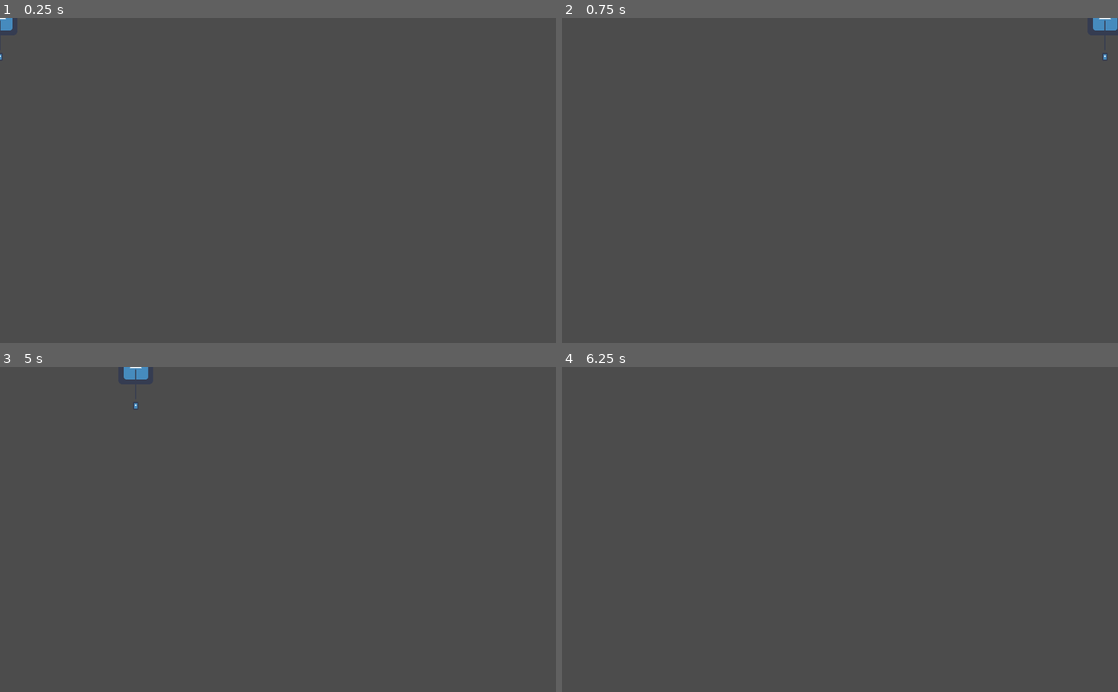
Above: before the commit, frames 1-4 (two rows, left to right).
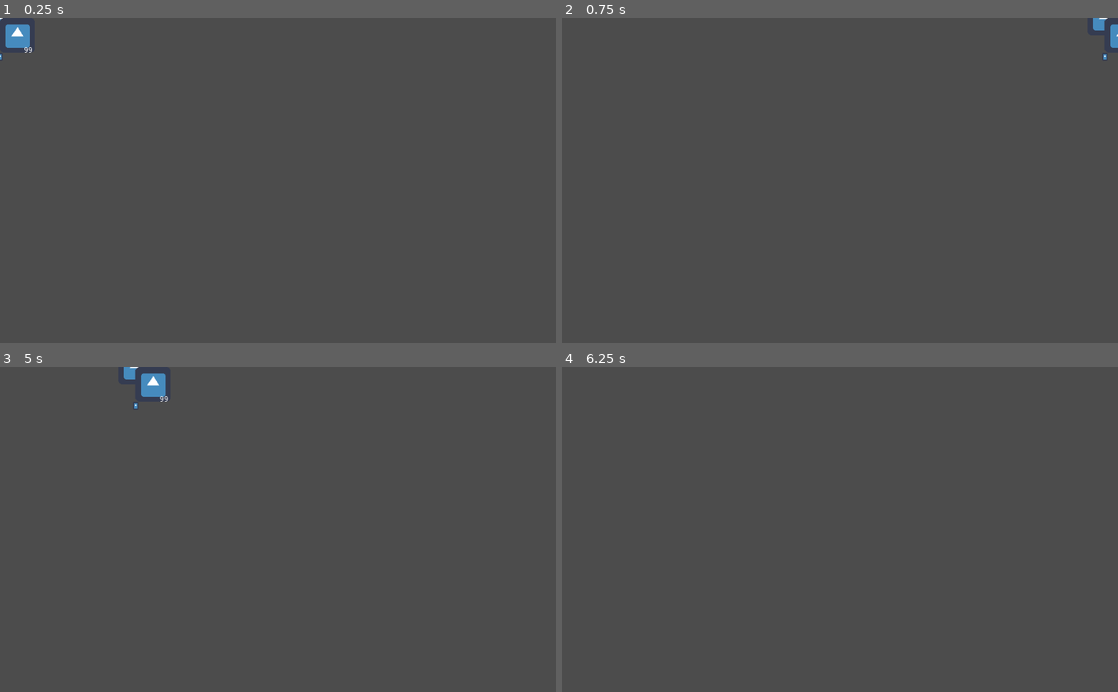
Above: after the commit, the same moments.

Repository: Jimmy-s-Test-Site/20210122_feel_good_jam
Game: Godot game, scene res://Abdullah Folder/Player Things/Player.tscn
Two runs of this game, one before a commit and one after it. Both use one fixed random seed, a clock stepped at 60 frames per second and the inputs below. The project has no main scene, so this scene is started directly. The engine's default icon, where the game draws it, is replaced by a stand-in: a white triangle on a blue panel in a dark square.
Inputs:
- Up to frame 1 (0.25 s): no input
- Up to frame 2 (0.75 s): tap Enter at 0.5 s; hold D (right) from 0.53 s (still down); tap Space (cast_hook) at 0.6 s
- Up to frame 3 (5 s): tap Space (cast_hook) at 1.25, 2.1, 2.75, 3.6, 4.25 s; release D (right) at 1.28 s; hold S (hook_down) 1.28-2.03 s; tap F (sit_toggle) at 1.35, 2.85, 4.35 s; tap Enter at 2, 3.5 s; hold D (right) 2.03-2.78 s; hold W (hook_up) 2.78-3.53 s; hold A (left) from 3.53 s (still down); tap I (inventory_toggle) at 4.15 s
- Up to frame 4 (6.25 s): release A (left) at 5.03 s; hold S (hook_down) 5.03-5.78 s; tap Space (cast_hook) at 5.1 s; hold D (right) from 5.78 s (still down); tap F (sit_toggle) at 5.85 s

The runs differ from the first frame. In frame 1, 0.4% of the frame differs, in the area x 0-6%, y 0-11%; in frame 2, 0.1%; in frame 3, 0.4%, in the area x 24-31%, y 0-11%; in frame 4, nothing differs.

Commit message:
Too much stuff to summarize
Inventory work, rod work, items work, prompts work

Diff:
--- /dev/null
+++ b/Feel Good Jam/Abdullah Folder/Inventory Things/Bait Prompt.gd
@@ -0,0 +1,11 @@
+extends ColorRect
+
+signal bait_used
+
+func _on_No_pressed():
+	self.visible = false
+
+
+func _on_Yes_pressed():
+	emit_signal("bait_used")
+	self.visible = false
--- /dev/null
+++ b/Feel Good Jam/Abdullah Folder/Inventory Things/Bait Prompt.tscn
@@ -0,0 +1,49 @@
+[gd_scene load_steps=2 format=2]
+
+[ext_resource path="res://Abdullah Folder/Inventory Things/Bait Prompt.gd" type="Script" id=1]
+
+[node name="BaitPrompt" type="ColorRect"]
+anchor_left = 0.5
+anchor_top = 0.5
+anchor_right = 0.5
+anchor_bottom = 0.5
+margin_left = -80.5
+margin_top = -29.5
+margin_right = 69.5
+margin_bottom = 15.5
+color = Color( 0.694118, 0.584314, 0.458824, 1 )
+script = ExtResource( 1 )
+__meta__ = {
+"_edit_use_anchors_": false
+}
+
+[node name="Text" type="Label" parent="."]
+margin_left = 35.9594
+margin_right = 112.959
+text = "Use as bait?"
+align = 1
+__meta__ = {
+"_edit_use_anchors_": false
+}
+
+[node name="Yes" type="Button" parent="."]
+margin_left = 29.5911
+margin_top = 24.1237
+margin_right = 63.5911
+margin_bottom = 44.1237
+text = "Yes"
+__meta__ = {
+"_edit_use_anchors_": false
+}
+
+[node name="No" type="Button" parent="."]
+margin_left = 80.9286
+margin_top = 23.7194
+margin_right = 113.929
+margin_bottom = 43.7194
+text = "No"
+__meta__ = {
+"_edit_use_anchors_": false
+}
+[connection signal="pressed" from="Yes" to="." method="_on_Yes_pressed"]
+[connection signal="pressed" from="No" to="." method="_on_No_pressed"]
--- /dev/null
+++ b/Feel Good Jam/Abdullah Folder/Inventory Things/Inventory.gd
@@ -0,0 +1,129 @@
+extends Resource
+class_name Inventory
+
+signal items_changed (indexes)
+
+
+
+
+
+
+
+
+
+
+
+enum FISH_TYPES {
+	Worm,
+	FlyingFish,
+	ArrowFish,
+	TornadoShark,
+	JellyFishXP,
+	Nyan_CatFish,
+	PufferCloud,
+	Balloondapus,
+	Kite_A_Pus,
+	Birdapus,
+	Dronedapus,
+	UnidentifiedFlyingOctopus,
+}
+
+enum RARITY {
+	Worm,
+	Common,
+	Rare,
+	Legend
+}
+
+var item_resources = {
+	FISH_TYPES.Worm : "res://Abdullah Folder/Items/Worms.tres"
+}
+
+
+
+
+
+
+
+
+
+
+
+
+
+
+
+
+
+#var items_list = preload("res://Abdullah Folder/Items/Items.gd")
+
+export (Array, Resource) var items = [
+	null,
+	null, null, null, null, null,
+	null, null, null, null, null,
+	null, null, null, null, null,
+	null, null, null, null, null,
+	null, null, null, null, null
+]
+
+func set_item(item_index, item):
+	var previousItem = items[item_index]
+	items[item_index] = item
+	emit_signal("items_changed", [item_index])
+	return previousItem
+
+func swap_items(item_index, target_item_index):
+	var targetItem = items[target_item_index]
+	var item = items[item_index]
+	items[target_item_index] = item
+	items[item_index] = targetItem
+	emit_signal("items_changed", [item_index, target_item_index])
+
+func remove_item(item_index):
+	var previousItem = items[item_index]
+	items[item_index] = null
+	emit_signal("items_changed", [item_index])
+	return previousItem
+
+func make_items_unique():
+	var unique_items = []
+	for item in items:
+		if item is Item:
+			unique_items.append(item.duplicate())
+		else:
+			unique_items.append(null)
+	items = unique_items
+
+func find_type(fish_type): #finds if right name is in the array
+	for inventory_index in range(self.items.size()):
+		if self.items[inventory_index] != null:
+			if self.items[inventory_index].type == fish_type:
+				return inventory_index
+	return -1
+
+func find_first_open(): #finds first open index
+	for inventory_index in range(self.items.size()):
+		if self.items[inventory_index] == null:
+			return inventory_index
+		else:
+			return -1
+
+func push_item(fish_type):
+	var found = find_type(fish_type)
+	if found >= 0 :
+		stack_item(found,1)
+	else:
+		var free_space = find_first_open()
+		if free_space >= 0:
+			#var new_item = Items.items[fish_type]
+			var new_item = load(item_resources[fish_type])
+			set_item(free_space, new_item)
+		else:
+			print("bruuuuuuuh, not enough space")
+
+func stack_item(index, num):
+	if items[index].amount + num > 99:
+		items[index].amount = 99
+	else:
+		items[index].amount += num
+	emit_signal("items_changed", [index])
--- /dev/null
+++ b/Feel Good Jam/Abdullah Folder/Inventory Things/Inventory.tres
@@ -0,0 +1,7 @@
+[gd_resource type="Resource" load_steps=2 format=2]
+
+[ext_resource path="res://Abdullah Folder/Inventory Things/Inventory.gd" type="Script" id=1]
+
+[resource]
+script = ExtResource( 1 )
+items = [ null, null, null, null, null, null, null, null, null, null, null, null, null, null, null, null, null, null, null, null, null, null, null, null, null, null ]
--- /dev/null
+++ b/Feel Good Jam/Abdullah Folder/Inventory Things/InventoryContainer.gd
@@ -0,0 +1,11 @@
+extends ColorRect
+
+#var inventory = preload("res://Abdullah Folder/Inventory Things/Inventory.tres")
+
+export (Resource) var inventory
+
+func can_drop_data(_position, data):
+	return data is Dictionary and data.has("item")
+
+func drop_data(_position, data):
+	inventory.set_item(data.item_index, data.item)
--- /dev/null
+++ b/Feel Good Jam/Abdullah Folder/Inventory Things/InventoryContainer.tscn
@@ -0,0 +1,31 @@
+[gd_scene load_steps=4 format=2]
+
+[ext_resource path="res://Abdullah Folder/Inventory Things/InventoryDisplay.tscn" type="PackedScene" id=1]
+[ext_resource path="res://Abdullah Folder/Inventory Things/InventoryContainer.gd" type="Script" id=2]
+[ext_resource path="res://Abdullah Folder/Inventory Things/Inventory.tres" type="Resource" id=3]
+
+[node name="InventoryContainer" type="ColorRect"]
+anchor_right = 1.0
+anchor_bottom = 1.0
+color = Color( 0.717647, 0.423529, 0.00784314, 1 )
+script = ExtResource( 2 )
+__meta__ = {
+"_edit_use_anchors_": false
+}
+inventory = ExtResource( 3 )
+
+[node name="CenterContainer" type="CenterContainer" parent="."]
+anchor_right = 1.0
+anchor_bottom = 1.0
+mouse_filter = 2
+__meta__ = {
+"_edit_use_anchors_": false
+}
+
+[node name="InventoryDisplay" parent="CenterContainer" instance=ExtResource( 1 )]
+anchor_right = 0.0
+anchor_bottom = 0.0
+margin_left = 288.0
+margin_top = 172.0
+margin_right = 736.0
+margin_bottom = 428.0
--- /dev/null
+++ b/Feel Good Jam/Abdullah Folder/Inventory Things/InventoryDisplay.gd
@@ -0,0 +1,24 @@
+extends GridContainer
+
+#var inventory = preload("res://Abdullah Folder/Inventory Things/Inventory.tres")
+export (Resource) var inventory
+
+func _ready():
+	inventory.connect("items_changed", self, "_on_items_changed")
+	inventory.make_items_unique()
+	update_inventory_display()
+
+
+func update_inventory_display():
+	for item_index in inventory.items.size():
+		update_inventory_slot_display(item_index)
+
+func update_inventory_slot_display(item_index):
+	var inventorySlotDisplay = get_child(item_index)
+	var item = inventory.items[item_index]
+	inventorySlotDisplay.display_item(item)
+
+
+func _on_items_changed(indexes):
+	for item_index in indexes:
+		update_inventory_slot_display(item_index)
--- /dev/null
+++ b/Feel Good Jam/Abdullah Folder/Inventory Things/InventoryDisplay.tscn
@@ -0,0 +1,214 @@
+[gd_scene load_steps=4 format=2]
+
+[ext_resource path="res://Abdullah Folder/Inventory Things/InventorySlotDisplay.tscn" type="PackedScene" id=1]
+[ext_resource path="res://Abdullah Folder/Inventory Things/InventoryDisplay.gd" type="Script" id=2]
+[ext_resource path="res://Abdullah Folder/Inventory Things/Inventory.tres" type="Resource" id=3]
+
+[node name="InventoryDisplay" type="GridContainer"]
+anchor_right = 1.0
+anchor_bottom = 1.0
+custom_constants/vseparation = 0
+custom_constants/hseparation = 0
+columns = 7
+script = ExtResource( 2 )
+__meta__ = {
+"_edit_use_anchors_": false
+}
+inventory = ExtResource( 3 )
+
+[node name="InventorySlotDisplay" parent="." instance=ExtResource( 1 )]
+anchor_right = 0.0
+anchor_bottom = 0.0
+margin_right = 146.0
+margin_bottom = 150.0
+
+[node name="InventorySlotDisplay2" parent="." instance=ExtResource( 1 )]
+anchor_right = 0.0
+anchor_bottom = 0.0
+margin_left = 146.0
+margin_right = 292.0
+margin_bottom = 150.0
+
+[node name="InventorySlotDisplay3" parent="." instance=ExtResource( 1 )]
+anchor_right = 0.0
+anchor_bottom = 0.0
+margin_left = 292.0
+margin_right = 438.0
+margin_bottom = 150.0
+
+[node name="InventorySlotDisplay4" parent="." instance=ExtResource( 1 )]
+anchor_right = 0.0
+anchor_bottom = 0.0
+margin_left = 438.0
+margin_right = 584.0
+margin_bottom = 150.0
+
+[node name="InventorySlotDisplay5" parent="." instance=ExtResource( 1 )]
+anchor_right = 0.0
+anchor_bottom = 0.0
+margin_left = 584.0
+margin_right = 730.0
+margin_bottom = 150.0
+
+[node name="InventorySlotDisplay6" parent="." instance=ExtResource( 1 )]
+anchor_right = 0.0
+anchor_bottom = 0.0
+margin_left = 730.0
+margin_right = 876.0
+margin_bottom = 150.0
+
+[node name="InventorySlotDisplay7" parent="." instance=ExtResource( 1 )]
+anchor_right = 0.0
+anchor_bottom = 0.0
+margin_left = 876.0
+margin_right = 1022.0
+margin_bottom = 150.0
+
+[node name="InventorySlotDisplay8" parent="." instance=ExtResource( 1 )]
+anchor_right = 0.0
+anchor_bottom = 0.0
+margin_top = 150.0
+margin_right = 146.0
+margin_bottom = 300.0
+
+[node name="InventorySlotDisplay9" parent="." instance=ExtResource( 1 )]
+anchor_right = 0.0
+anchor_bottom = 0.0
+margin_left = 146.0
+margin_top = 150.0
+margin_right = 292.0
+margin_bottom = 300.0
+
+[node name="InventorySlotDisplay10" parent="." instance=ExtResource( 1 )]
+anchor_right = 0.0
+anchor_bottom = 0.0
+margin_left = 292.0
+margin_top = 150.0
+margin_right = 438.0
+margin_bottom = 300.0
+
+[node name="InventorySlotDisplay11" parent="." instance=ExtResource( 1 )]
+anchor_right = 0.0
+anchor_bottom = 0.0
+margin_left = 438.0
+margin_top = 150.0
+margin_right = 584.0
+margin_bottom = 300.0
+
+[node name="InventorySlotDisplay12" parent="." instance=ExtResource( 1 )]
+anchor_right = 0.0
+anchor_bottom = 0.0
+margin_left = 584.0
+margin_top = 150.0
+margin_right = 730.0
+margin_bottom = 300.0
+
+[node name="InventorySlotDisplay13" parent="." instance=ExtResource( 1 )]
+anchor_right = 0.0
+anchor_bottom = 0.0
+margin_left = 730.0
+margin_top = 150.0
+margin_right = 876.0
+margin_bottom = 300.0
+
+[node name="InventorySlotDisplay14" parent="." instance=ExtResource( 1 )]
+anchor_right = 0.0
+anchor_bottom = 0.0
+margin_left = 876.0
+margin_top = 150.0
+margin_right = 1022.0
+margin_bottom = 300.0
+
+[node name="InventorySlotDisplay15" parent="." instance=ExtResource( 1 )]
+anchor_right = 0.0
+anchor_bottom = 0.0
+margin_top = 300.0
+margin_right = 146.0
+margin_bottom = 450.0
+
+[node name="InventorySlotDisplay16" parent="." instance=ExtResource( 1 )]
+anchor_right = 0.0
+anchor_bottom = 0.0
+margin_left = 146.0
+margin_top = 300.0
+margin_right = 292.0
+margin_bottom = 450.0
+
+[node name="InventorySlotDisplay17" parent="." instance=ExtResource( 1 )]
+anchor_right = 0.0
+anchor_bottom = 0.0
+margin_left = 292.0
+margin_top = 300.0
+margin_right = 438.0
+margin_bottom = 450.0
+
+[node name="InventorySlotDisplay18" parent="." instance=ExtResource( 1 )]
+anchor_right = 0.0
+anchor_bottom = 0.0
+margin_left = 438.0
+margin_top = 300.0
+margin_right = 584.0
+margin_bottom = 450.0
+
+[node name="InventorySlotDisplay19" parent="." instance=ExtResource( 1 )]
+anchor_right = 0.0
+anchor_bottom = 0.0
+margin_left = 584.0
+margin_top = 300.0
+margin_right = 730.0
+margin_bottom = 450.0
+
+[node name="InventorySlotDisplay20" parent="." instance=ExtResource( 1 )]
+anchor_right = 0.0
+anchor_bottom = 0.0
+margin_left = 730.0
+margin_top = 300.0
+margin_right = 876.0
+margin_bottom = 450.0
+
+[node name="InventorySlotDisplay21" parent="." instance=ExtResource( 1 )]
+anchor_right = 0.0
+anchor_bottom = 0.0
+margin_left = 876.0
+margin_top = 300.0
+margin_right = 1022.0
+margin_bottom = 450.0
+
+[node name="InventorySlotDisplay22" parent="." instance=ExtResource( 1 )]
+anchor_right = 0.0
+anchor_bottom = 0.0
+margin_top = 450.0
+margin_right = 146.0
+margin_bottom = 600.0
+
+[node name="InventorySlotDisplay23" parent="." instance=ExtResource( 1 )]
+anchor_right = 0.0
+anchor_bottom = 0.0
+margin_left = 146.0
+margin_top = 450.0
+margin_right = 292.0
+margin_bottom = 600.0
+
+[node name="InventorySlotDisplay24" parent="." instance=ExtResource( 1 )]
+anchor_right = 0.0
+anchor_bottom = 0.0
+margin_left = 292.0
+margin_top = 450.0
+margin_right = 438.0
+margin_bottom = 600.0
+
+[node name="InventorySlotDisplay25" parent="." instance=ExtResource( 1 )]
+anchor_right = 0.0
+anchor_bottom = 0.0
+margin_left = 438.0
+margin_top = 450.0
+margin_right = 584.0
+margin_bottom = 600.0
+
+[node name="InventorySlotDisplay26" parent="." instance=ExtResource( 1 )]
+anchor_right = 0.0
+anchor_bottom = 0.0
+margin_left = 584.0
+margin_top = 450.0
+margin_right = 730.0
+margin_bottom = 600.0
--- /dev/null
+++ b/Feel Good Jam/Abdullah Folder/Inventory Things/InventorySlotDisplay.gd
@@ -0,0 +1,49 @@
+extends CenterContainer
+
+#var inventory = preload("res://Abdullah Folder/Inventory Things/Inventory.tres")
+
+export (Resource) var inventory
+export (Texture) var item_texture_miiiiine
+
+
+onready var itemTextureRect = $ItemTextureRect
+onready var itemAmountLabel = $ItemTextureRect/ItemAmountLabel
+
+
+func display_item(item):
+	if item is Item:
+		itemTextureRect.texture = item.texture
+		itemAmountLabel.text = str(item.amount)
+	else:
+		#itemTextureRect.texture = load("res://Abdullah Folder/Inventory Things/Untitled.png")
+		itemTextureRect.texture = item_texture_miiiiine
+		itemAmountLabel.text = ""
+
+func get_drag_data(_position):
+	var item_index = get_index()
+	var item = inventory.remove_item(item_index)
+	if item is Item:
+		var data = {}
+		data.item = item
+		data.item_index = item_index
+		var dragPreview = TextureRect.new()
+		dragPreview.texture = item.texture
+		set_drag_preview(dragPreview)
+		#inventory.drag_data = data
+		return data
+
+
+func can_drop_data(_position, data):
+	return data is Dictionary and data.has("item")
+
+func drop_data(_position, data):
+	var my_item_index = get_index()
+	var my_item = inventory.items[my_item_index]
+	if my_item is Item and my_item.type == data.item.type:
+		inventory.stack_item(my_item_index,data.item.amount)
+		#my_item.amount += data.item.amount
+		#inventory.emit_signal("items_changed", [my_item_index])
+	else:
+		inventory.swap_items(my_item_index, data.item_index)
+		inventory.set_item(my_item_index, data.item)
+#	inventory.drag_data = null
--- /dev/null
+++ b/Feel Good Jam/Abdullah Folder/Inventory Things/InventorySlotDisplay.tscn
@@ -0,0 +1,32 @@
+[gd_scene load_steps=2 format=2]
+
+[ext_resource path="res://Abdullah Folder/Inventory Things/InventorySlotDisplay.gd" type="Script" id=1]
+
+[node name="InventorySlotDisplay" type="CenterContainer"]
+anchor_right = 1.0
+anchor_bottom = 1.0
+size_flags_horizontal = 3
+size_flags_vertical = 3
+script = ExtResource( 1 )
+__meta__ = {
+"_edit_use_anchors_": false
+}
+
+[node name="ItemTextureRect" type="TextureRect" parent="."]
+margin_left = 480.0
+margin_top = 268.0
+margin_right = 544.0
+margin_bottom = 332.0
+rect_min_size = Vector2( 64, 64 )
+stretch_mode = 4
+
+[node name="ItemAmountLabel" type="Label" parent="ItemTextureRect"]
+margin_left = 40.3131
+margin_top = 52.563
+margin_right = 64.3131
+margin_bottom = 66.563
+text = "100"
+align = 1
+__meta__ = {
+"_edit_use_anchors_": false
+}
--- a/Feel Good Jam/Abdullah Folder/Inventory.gd
+++ /dev/null
@@ -1,32 +0,0 @@
-extends Resource
-class_name Inventory
-
-signal items_changed (indexes)
-
-export (Array, Resource) var items = [
-	null,
-	null, null, null, null, null,
-	null, null, null, null, null,
-	null, null, null, null, null,
-	null, null, null, null, null,
-	null, null, null, null, null
-]
-
-func set_item(item_index, item):
-	var previousItem = items[item_index]
-	items[item_index] = item
-	emit_signal("items_changed", [item_index])
-	return previousItem
-
-func swap_item(item_index, target_item_index):
-	var targetItem = items[target_item_index]
-	var item = items[item_index]
-	items[target_item_index] = item
-	items[item_index] = targetItem
-	emit_signal("items_changed", [item_index, target_item_index])
-
-func remove_item(item_index):
-	var previousItem = items[item_index]
-	items[item_index] = null
-	emit_signal("items_changed", [item_index])
-	return previousItem
--- a/Feel Good Jam/Abdullah Folder/InventoryContainer.tscn
+++ /dev/null
@@ -1,13 +0,0 @@
-[gd_scene format=2]
-
-[node name="InventoryContainer" type="ColorRect"]
-anchor_right = 1.0
-anchor_bottom = 1.0
-color = Color( 0.717647, 0.423529, 0.00784314, 1 )
-__meta__ = {
-"_edit_use_anchors_": false
-}
-
-[node name="CenterContainer" type="CenterContainer" parent="."]
-anchor_right = 1.0
-anchor_bottom = 1.0
--- a/Feel Good Jam/Abdullah Folder/Items/Item.gd
+++ b/Feel Good Jam/Abdullah Folder/Items/Item.gd
@@ -1,6 +1,35 @@
 extends Resource
 class_name Item
 
-export (String) var name = ""
+
+enum FISH_TYPES {
+	Worm,
+	FlyingFish,
+	ArrowFish,
+	TornadoShark,
+	JellyFishXP,
+	Nyan_CatFish,
+	PufferCloud,
+	Balloondapus,
+	Kite_A_Pus,
+	Birdapus,
+	Dronedapus,
+	UnidentifiedFlyingOctopus,
+}
+
+enum RARITY {
+	Worm,
+	Common,
+	Rare,
+	Legend
+}
+
+var item_resources = {
+	FISH_TYPES.Worm : "res://Abdullah Folder/Items/Worms.tres"
+}
+
+
+export (FISH_TYPES) var type
 export (Texture) var texture
-export (int) var quantity = 0
+
+var amount = 1
--- /dev/null
+++ b/Feel Good Jam/Abdullah Folder/Items/Items.gd
@@ -0,0 +1,27 @@
+#extends Node
+#
+##enum FISH_TYPES {
+##	Worm,
+##	FlyingFish,
+##	ArrowFish,
+##	TornadoShark,
+#	JellyFishXP,
+#	Nyan_CatFish,
+#	PufferCloud,
+#	Balloondapus,
+#	Kite_A_Pus,
+#	Birdapus,
+#	Dronedapus,
+#	UnidentifiedFlyingOctopus,
+#}
+#
+#enum RARITY {
+#	Worm,
+#	Common,
+#	Rare,
+#	Legend
+#}
+#
+#var items = {
+#	FISH_TYPES.Worm : "res://Abdullah Folder/Items/Worms.tres"
+#}
--- a/Feel Good Jam/Abdullah Folder/Items/Worms.tres
+++ b/Feel Good Jam/Abdullah Folder/Items/Worms.tres
@@ -5,6 +5,5 @@
 
 [resource]
 script = ExtResource( 1 )
-name = "Worms"
+type = 0
 texture = ExtResource( 2 )
-quantity = 999
--- a/Feel Good Jam/Abdullah Folder/Player Things/Hook.gd
+++ b/Feel Good Jam/Abdullah Folder/Player Things/Hook.gd
@@ -1,3 +1,9 @@
 extends Area2D
 
 signal caught_fish
+
+var bait
+
+func _on_Hook_area_entered(area):
+	if area.name == "Mouth":
+		emit_signal("caught_fish", area.fish)
--- a/Feel Good Jam/Abdullah Folder/Player Things/Player.gd
+++ b/Feel Good Jam/Abdullah Folder/Player Things/Player.gd
@@ -2,9 +2,52 @@
 
 
 
+
+
+
+enum FISH_TYPES {
+	Worm,
+	FlyingFish,
+	ArrowFish,
+	TornadoShark,
+	JellyFishXP,
+	Nyan_CatFish,
+	PufferCloud,
+	Balloondapus,
+	Kite_A_Pus,
+	Birdapus,
+	Dronedapus,
+	UnidentifiedFlyingOctopus,
+}
+
+enum RARITY {
+	Worm,
+	Common,
+	Rare,
+	Legend
+}
+
+var item_resources = {
+	FISH_TYPES.Worm : "res://Abdullah Folder/Items/Worms.tres"
+}
+
+
+
+
+
+
+
+
+
+
+
+
+export (Resource) var inventory
+
 export (Dictionary) var animations = {
 }
 
+const items_list = preload("res://Abdullah Folder/Items/Items.gd")
 
 onready var animation_player = $AnimationPlayer
 
@@ -27,14 +70,28 @@
 # engine defined functions
 
 func _ready() -> void:
-	pass
+#	while true:
+#		yield(get_tree().create_timer(1), "timeout")
+#		inventory.push_item(items_list.FISH_TYPES.Worm)
 	#$AnimationPlayer.playback_speed = 2
 	#$AnimationPlayer.play("Walking")
+	pass
 
+var isTrue = 99
 func _physics_process(delta : float) -> void:
 	self.input_manager()
 	self.movement_manager(delta)
 	self.animation_manager()
+	while isTrue > 0:
+		add_item()
+		print("hey")
+		isTrue -= 1
+
+func add_item():
+	#yield(get_tree().create_timer(1), "timeout")
+	inventory.push_item(FISH_TYPES.Worm)
+
+
 
 # user defined functions
 
@@ -48,7 +105,6 @@
 
 func movement_manager(delta : float) -> void:
 	self.velocity.x = self.input.facing_direction * 5000
-	print(velocity)
 	self.velocity.y = 0
 	#FI
 	self.velocity = self.move_and_slide(self.velocity)
@@ -56,3 +112,7 @@
 
 func animation_manager() -> void:
 	pass
+
+
+func _on_Rod_harvest(fish_type):
+	inventory.push_item(fish_type)
--- a/Feel Good Jam/Abdullah Folder/Player Things/Player.tscn
+++ b/Feel Good Jam/Abdullah Folder/Player Things/Player.tscn
@@ -1,14 +1,16 @@
-[gd_scene load_steps=5 format=2]
+[gd_scene load_steps=7 format=2]
 
 [ext_resource path="res://Abdullah Folder/Player Things/Player.gd" type="Script" id=1]
 [ext_resource path="res://Abdullah Folder/Player Things/Rod.tscn" type="PackedScene" id=2]
 [ext_resource path="res://icon.png" type="Texture" id=3]
-
+[ext_resource path="res://Abdullah Folder/Inventory Things/Inventory.tres" type="Resource" id=4]
+[ext_resource path="res://Abdullah Folder/Inventory Things/InventoryContainer.tscn" type="PackedScene" id=5]
 
 [sub_resource type="CapsuleShape2D" id=1]
 
 [node name="Player" type="KinematicBody2D"]
 script = ExtResource( 1 )
+inventory = ExtResource( 4 )
 
 [node name="CollisionShape2D" type="CollisionShape2D" parent="."]
 shape = SubResource( 1 )
@@ -21,3 +23,6 @@
 [node name="AnimationTree" type="AnimationTree" parent="."]
 
 [node name="Rod" parent="." instance=ExtResource( 2 )]
+
+[node name="InventoryContainer" parent="." instance=ExtResource( 5 )]
+[connection signal="harvest" from="Rod" to="." method="_on_Rod_harvest"]
--- a/Feel Good Jam/Abdullah Folder/Player Things/Rod.gd
+++ b/Feel Good Jam/Abdullah Folder/Player Things/Rod.gd
@@ -4,6 +4,8 @@
 
 export (float) var reel_speed = 0.01
 export (Array) var limits = [0.2, 2]
+
+var fish = null
 
 var has_fish = false
 
@@ -30,9 +32,10 @@
 		$HookContainer.position = Vector2.DOWN * string_height
 
 	if direction == -1 and self.position <= limits[0]:
-		emit_signal("harvest")
+		emit_signal("harvest", fish.type)
 		has_fish = false
 
 
-func _on_Hook_caught_fish():
+func _on_Hook_caught_fish(fish):
+	self.fish = fish
 	has_fish = true
--- a/Feel Good Jam/Abdullah Folder/Player Things/Rod.tscn
+++ b/Feel Good Jam/Abdullah Folder/Player Things/Rod.tscn
@@ -3,8 +3,6 @@
 [ext_resource path="res://Abdullah Folder/Player Things/Hook.gd" type="Script" id=1]
 [ext_resource path="res://icon.png" type="Texture" id=2]
 [ext_resource path="res://Abdullah Folder/Player Things/Rod.gd" type="Script" id=3]
-
-
 
 [sub_resource type="CapsuleShape2D" id=1]
 radius = 5.0
@@ -42,4 +40,5 @@
 shape = SubResource( 1 )
 
 [node name="AnimationPlayer" type="AnimationPlayer" parent="HookContainer/Hook"]
+[connection signal="area_entered" from="HookContainer/Hook" to="HookContainer/Hook" method="_on_Hook_area_entered"]
 [connection signal="caught_fish" from="HookContainer/Hook" to="." method="_on_Hook_caught_fish"]
--- a/Feel Good Jam/project.godot
+++ b/Feel Good Jam/project.godot
@@ -17,7 +17,7 @@
 "base": "Resource",
 "class": "Inventory",
 "language": "GDScript",
-"path": "res://Abdullah Folder/Inventory.gd"
+"path": "res://Abdullah Folder/Inventory Things/Inventory.gd"
 }, {
 "base": "Resource",
 "class": "Item",
@@ -34,6 +34,10 @@
 
 config/name="Feel Good Jam"
 config/icon="res://icon.png"
+
+[autoload]
+
+Items="*res://Abdullah Folder/Items/Items.gd"
 
 [input]
 
Binary file added: Feel Good Jam/Abdullah Folder/Inventory Things/Untitled.png
Not shown, added: Feel Good Jam/Abdullah Folder/Inventory Things/Untitled.png.import
